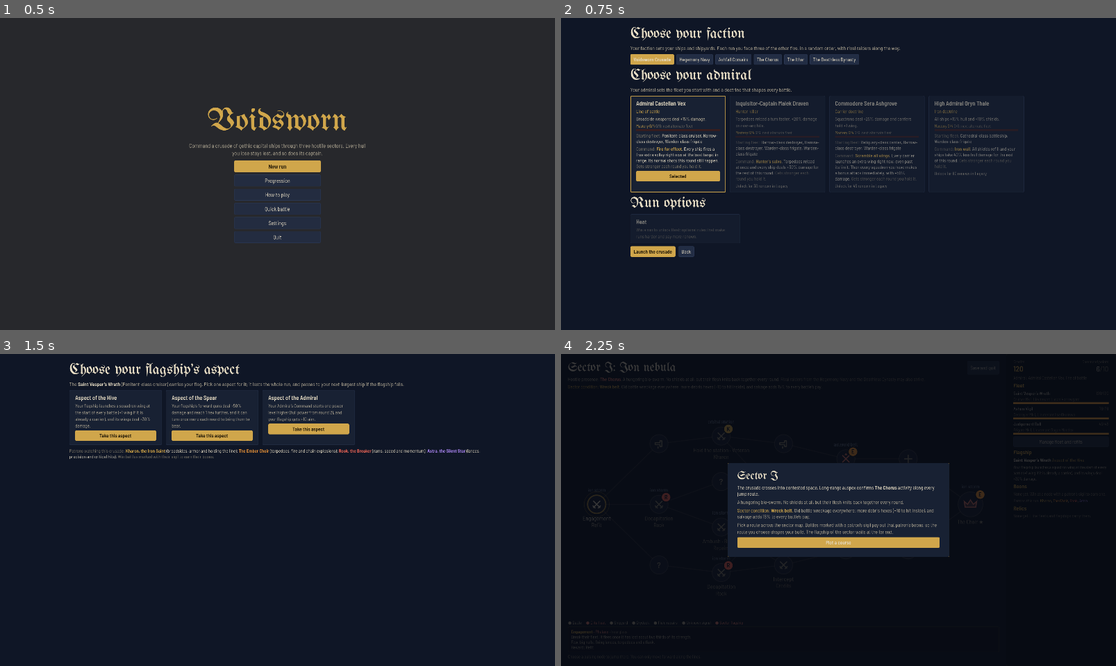
Above: before the commit, frames 1-4 (two rows, left to right).
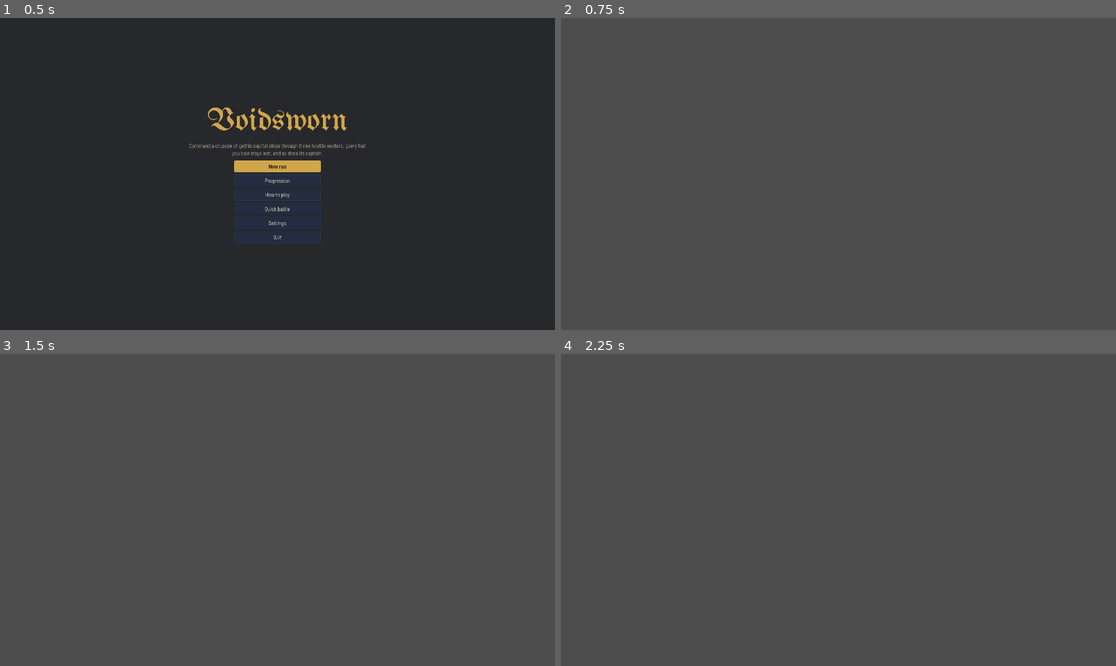
Above: after the commit, the same moments.

Repository: rcbailey12/voidsworn
Game: Godot game, scene res://main/main.tscn
Same seed, same stepped clock (60 frames per second), same inputs: the game is played once before the commit and once after it.
Inputs (mouse positions are in pixels of both pictures, inside the frame that each line leads up to):
- Up to frame 1 (0.5 s): no input
- Up to frame 2 (0.75 s): click "New run" at 0.5 s
- Up to frame 3 (1.5 s): click (94, 588) at 1.25 s, where only the run before the commit has a clickable "Launch the crusade"
- Up to frame 4 (2.25 s): click (677, 435) at 2 s, where only the run before the commit has a clickable "Take this aspect"

Frame 1 is identical in both runs. In frame 2, 98% of the frame differs, in the area x 0-100%, y 0-100%; in frame 3, 99%; in frame 4, 99%.
Error after the commit: Trying to assign value of type 'RefCounted' to a variable of type 'Node'. (res://main/main.gd:134)

Commit message:
G3: campaign works under G2's campaign host (battle_requested fires, rules roll the event)
Back to a RefCounted driven by godot/main/campaign_host.gd; the earlier start()/run_over path is gone.
External battles get cfg.campaign (and event_war in sectors at war). Shell bot: 2 runs, 15 real
battles, sector 2 reached, 0 campaign errors. Parity 24 of 24.

Co-Authored-By: Claude Opus 5.5 <noreply@anthropic.com>
Claude-Session: https://claude.ai/code/session_01VJBdzhr7ytnn2ZtL2Z9aWh

Diff:
--- a/godot/campaign/campaign.gd
+++ b/godot/campaign/campaign.gd
@@ -1,4 +1,4 @@
-extends Node
+extends RefCounted
 # Voidsworn campaign (G3): the rules of a run and its screen flow, a GDScript port of the browser game's core.js (run parts),
 # campaign_run.js, campaign_meta.js and campaign3d.js (pinned copies in test/oracle/). Same names, same order, same maths as the JS.
 #
@@ -11,7 +11,6 @@
 # after every click. Battles go through one function, start_battle(), which uses the stub battle until real battles are hooked in.
 
 signal changed            # the page or the modal changed
-signal run_over(summary: Dictionary)   # the game shell (godot/main/main.gd) takes over again: the player went back to the title
 signal battle_requested   # a battle page is up (external mode): the battle side reads pending_battle and calls finish_battle()
 
 const JSM = preload("res://rules/jsm.gd")
@@ -1773,29 +1772,30 @@
 	var c = {"map": mp, "dep": "line" if cfg["kind"] == "boss" else pick(["line", "line", "flank"]), "obj": ro["enc"], "shape": ro.get("shape"),
 		"arch": nd.get("arch") if (cfg["kind"] != "boss" and nd != null) else null, "mod": nd.get("mod") if (cfg["kind"] != "boss" and nd != null) else null}
 	c.merge(cfg, true)
-	if battle_mode == "external" and main_ref != null:
-		tel("battle_start", {"obj": c["obj"], "kind": c["kind"], "fac": c["fac"]})
-		var acts0 = []
-		A(acts0, "battle", "win"); A(acts0, "battle", "partial"); A(acts0, "battle", "loss")
-		if c["kind"] != "boss": A(acts0, "c3retreat")
-		show_page("battle", {"cfg": c}, acts0)
-		_external_battle(c); return
+	var ext = battle_mode == "external" and battle_setup.is_valid()
 	start_battle(c)
 	B["campaign"] = true
-	var sc = sectorCond()
-	var force = null
-	if sc != null and jt(sc.get("war")) and c["kind"] != "boss": force = "reinf_enemy" if rnd() < 0.6 else "reinf_ally"
-	B["event"] = rollBattleEvent(c, force)
+	if not ext:   # external battles: the rules roll the mid-battle event themselves (rules/API.md, cfg.campaign), in the game's order
+		var sc = sectorCond()
+		var force = null
+		if sc != null and jt(sc.get("war")) and c["kind"] != "boss": force = "reinf_enemy" if rnd() < 0.6 else "reinf_ally"
+		B["event"] = rollBattleEvent(c, force)
 	tel("battle_start", {"seed": B.get("seed"), "obj": c["obj"], "kind": c["kind"], "fac": c["fac"]})
 	var acts = []
 	A(acts, "battle", "win"); A(acts, "battle", "partial"); A(acts, "battle", "loss")
 	if c["kind"] != "boss": A(acts, "c3retreat")
 	show_page("battle", {"cfg": c}, acts)
+	if ext:
+		pending_battle = c; battle_requested.emit()
 # The one place a battle starts. External mode: battle_setup(run, cfg) builds the real battle (the rules' startBattle, which reseeds
 # the shared PRNG from cfg.seed) and returns its B; the battle scene then plays it and calls finish_battle(result).
 var battle_setup: Callable = Callable()
 func start_battle(c: Dictionary) -> void:
-	if battle_mode == "external" and battle_setup.is_valid(): B = battle_setup.call(RUN, c)
+	if battle_mode == "external" and battle_setup.is_valid():
+		var c2 = c.duplicate(); c2["campaign"] = true   # the rules roll the mid-battle event right after setup, as campaign3d.js does
+		var sc = sectorCond()
+		if sc != null and jt(sc.get("war")) and c["kind"] != "boss": c2["event_war"] = true   # sectors at war force reinforcements (G1: draw it after setup)
+		B = battle_setup.call(RUN, c2)
 	else: stub_start(c)
 # External mode: the battle scene reports the end. result is "win", "loss" or "retreat"; battle is the rules' B (units with the JS field names).
 func finish_battle(result: String, battle = null) -> void:
@@ -1945,78 +1945,3 @@
 			var k = pick(live); k["kills"] = float(k["kills"]) + 1; e["killedBy"] = k["name"]
 	if o == "partial": B["partial"] = true
 	B["over"] = "loss" if loss else "win"
-
-
-# ======================= the game shell hand-off (godot/main/main.gd, see README.md) =======================
-# main.gd loads this script, adds it as a child and calls start(main, opts); a battle goes through main.start_battle(run, cfg, opts),
-# which plays it in the battle scene and returns {result, api, ...}; run_over fires when the player is back at the title.
-var main_ref = null
-var ui_node = null
-var bot_run := false
-var _over_sent := false
-const DEFAULT_SAVE := "user://voidsworn_campaign.json"
-static func has_save() -> bool:
-	if not FileAccess.file_exists(DEFAULT_SAVE): return false
-	var o = JSON.parse_string(FileAccess.get_file_as_string(DEFAULT_SAVE))
-	return o is Dictionary and o.get("run") is Dictionary and not bool(o["run"].get("none", false))
-func start(main, opts: Dictionary = {}) -> void:
-	main_ref = main; bot_run = bool(opts.get("bot", false))
-	var err = load_tables()
-	if err != "":
-		push_error(err); run_over.emit({"result": "error", "errors": [err]}); return
-	battle_mode = "external"
-	JSM.rnd_seed(int(opts["seed"]) if opts.has("seed") else (int(Time.get_unix_time_from_system() * 1000.0) & 0xFFFFFFFF))   # the browser seeds at random on load
-	if bot_run: save_path = "user://campaign_bot_save.json"
-	else:
-		persist_on = true; persist_load()
-		ui_node = load("res://ui/campaign/campaign_ui.gd").new(); ui_node.hide_on_battle = true; add_child(ui_node); ui_node.bind(self)
-	changed.connect(_watch_title)
-	if bool(opts.get("continue", false)) and SAVED_RUN != null: ACT_continueRun()
-	elif opts.get("screen") == "legacy": legacyScreen()
-	elif opts.get("screen") == "help": helpScreen()
-	else: ACT_newRunScreen()
-	if bot_run: _bot_play.call_deferred(int(opts.get("seed", 1)))
-func _watch_title() -> void:
-	if main_ref != null and page["kind"] == "title" and not _over_sent:
-		_over_sent = true; run_over.emit.call_deferred({"result": "quit"})
-func _external_battle(c: Dictionary) -> void:
-	var c2 = c.duplicate(); c2["campaign"] = true   # rules/API.md: the rules roll the mid-battle event as campaign3d.js does
-	var sc = sectorCond()
-	if sc != null and jt(sc.get("war")) and c["kind"] != "boss": c2["event_war"] = true   # sectors at war force reinforcements (asked of G1: roll it after setup)
-	pending_battle = c2; battle_requested.emit()
-	var r: Dictionary = await main_ref.start_battle(RUN, c2, {"bot": bot_run})
-	var api = r.get("api")
-	B = api.R.B if (api != null and api.get("R") != null) else null
-	if B == null:
-		push_error("campaign: the battle returned no state"); return
-	B["campaign"] = true
-	var res = str(r.get("result", ""))
-	if bot_run: print("[campaign] sector %s %s battle against %s: %s" % [numstr(RUN["sector"]), c["kind"], c["fac"], res])
-	if res == "softlock" or not (res in ["win", "loss", "retreat"]):   # a stuck battle never costs the run: the fleet jumps clear (a flagship counts as beaten)
-		_errors.append("battle " + res + " at sector " + numstr(RUN["sector"])); res = "win" if c["kind"] == "boss" else "retreat"
-	if res == "retreat": finishBattle("retreat")
-	else: finish_battle(res)
-var _errors: Array = []
-# A whole run played by the campaign's own scripted player (main.gd --bot-runs): the battles are played by the battle scene's bot.
-func _bot_play(seed: int) -> void:
-	var s = seed; var streak = 0; var steps = 0
-	const STAY = ["closeModal", "buyHull", "buyMod", "repair", "repairAll", "upgradeMk", "sellShip", "sellConfirm", "yardFleet", "equip", "unequip", "promote", "fleetScreen", "pickFaction", "pickAdmiral", "optAlt", "optCmd", "optHeat", "progTab", "buyVariant"]
-	while not ended and steps < 4000:
-		steps += 1
-		if page["kind"] == "battle" and modal_d == null:
-			await get_tree().process_frame
-			continue
-		var acts = screen_acts().filter(func(x): return x[2] == 1 and not (x[0] in ["legacy", "help", "saveQuit", "title", "abandonRun", "battle", "c3retreat"]))
-		if streak >= 8:
-			var go = acts.filter(func(x): return not (x[0] in STAY))
-			if go.size() > 0: acts = go
-		if acts.is_empty():
-			_errors.append("no button to press on " + str(page["kind"])); break
-		s = (s * 1103515245 + 12345) % 2147483648
-		var x = acts[(s >> 16) % acts.size()]
-		streak = streak + 1 if x[0] in STAY else 0
-		act(x[0], x[1])
-		if steps % 10 == 0: await get_tree().process_frame
-	var st = META["stats"]
-	var won = page["kind"] == "end" and bool(page["data"].get("victory", false))
-	run_over.emit({"result": "win" if won else ("loss" if ended else "softlock"), "steps": steps, "sector": page["data"]["run"]["sector"] if page["kind"] == "end" else (RUN["sector"] if RUN != null else 0), "errors": _errors})
--- a/godot/campaign/test/parity_campaign.gd
+++ b/godot/campaign/test/parity_campaign.gd
@@ -33,7 +33,6 @@
 		var f := FileAccess.open(a[0].path_join("c%d.jsonl" % seed), FileAccess.WRITE); f.store_string("\n".join(lines) + "\n"); f.close()
 		print("seed %d: %s" % [seed, (str(n) + " steps") if n > 0 else ("FAILED at step " + str(-n))])
 		if n <= 0: bad += 1
-	C.free()
 	quit(1 if bad > 0 else 0)
 
 func bot_next() -> int:
--- a/godot/scenes/campaign/campaign_scene.gd
+++ b/godot/scenes/campaign/campaign_scene.gd
@@ -14,7 +14,7 @@
 var ui
 
 func _ready() -> void:
-	C = CampaignScript.new(); add_child(C)
+	C = CampaignScript.new()
 	var err = C.load_tables()
 	if err != "":
 		push_error(err); get_tree().quit(1); return
Not shown, changed: godot/campaign/README.md
